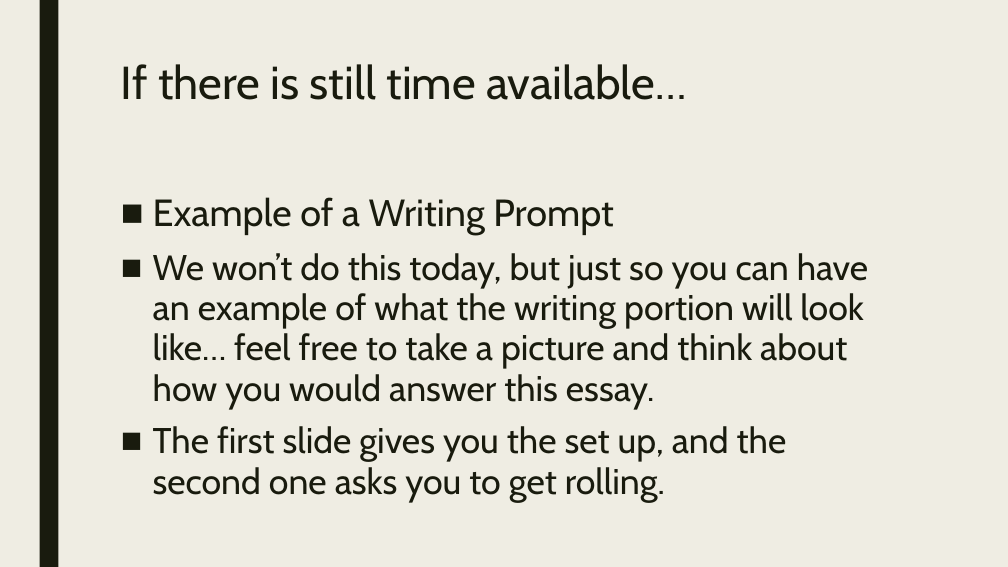
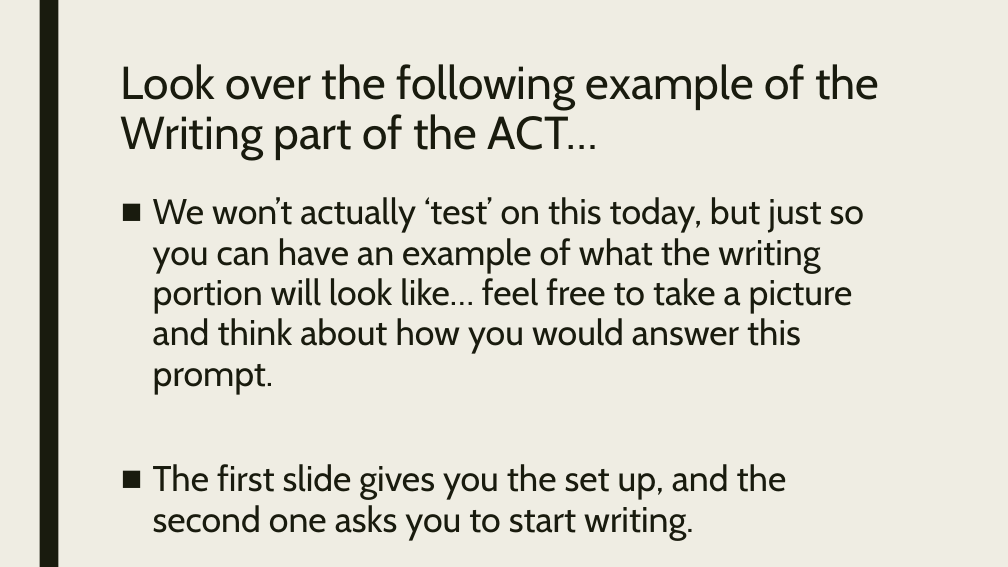
Before and after one commit to codecuddy/pre_calc, a slide deck: slide 14 of _PowerPoints/2nd Semester/Unit 9 ACT/PreCalc_Day_063 ACT Abbreviated Test.pptx (slide 12 before the commit). Drawn at 1008x567 pixels with LibreOffice and Linux fonts; fonts in the diff are those of the drawing. Boxes give left, top, right and bottom in pixels: in the first picture for what was removed or moved away, otherwise in the second. Text is boxed around its words. In the diff, an @@ line names an element or a change of style, - is before the commit and + after.

```diff
--- a/_PowerPoints/2nd Semester/Unit 9 ACT/PreCalc_Day_063 ACT Abbreviated Test.pptx
+++ b/_PowerPoints/2nd Semester/Unit 9 ACT/PreCalc_Day_063 ACT Abbreviated Test.pptx
@@ title at box(121, 64, 879, 160): text changed @@
-If there is still time available…
+Look over the following example of the Writing part of the ACT…
@@ text at box(153, 197, 864, 540): text changed @@
-■ Example of a Writing Prompt
-■ We won’t do this today, but just so you can have an example of what the writing portion will look like… feel free to take a picture and think about how you would answer this essay.
-■ The first slide gives you the set up, and the second one asks you to get rolling.
+■ We won’t actually ‘test’ on this today, but just so you can have an example of what the writing portion will look like… feel free to take a picture and think about how you would answer this prompt.
+■ The first slide gives you the set up, and the second one asks you to start writing.
```
Also in this commit, not shown: 3 other slides changed, 2 slides added, 1 other file.
